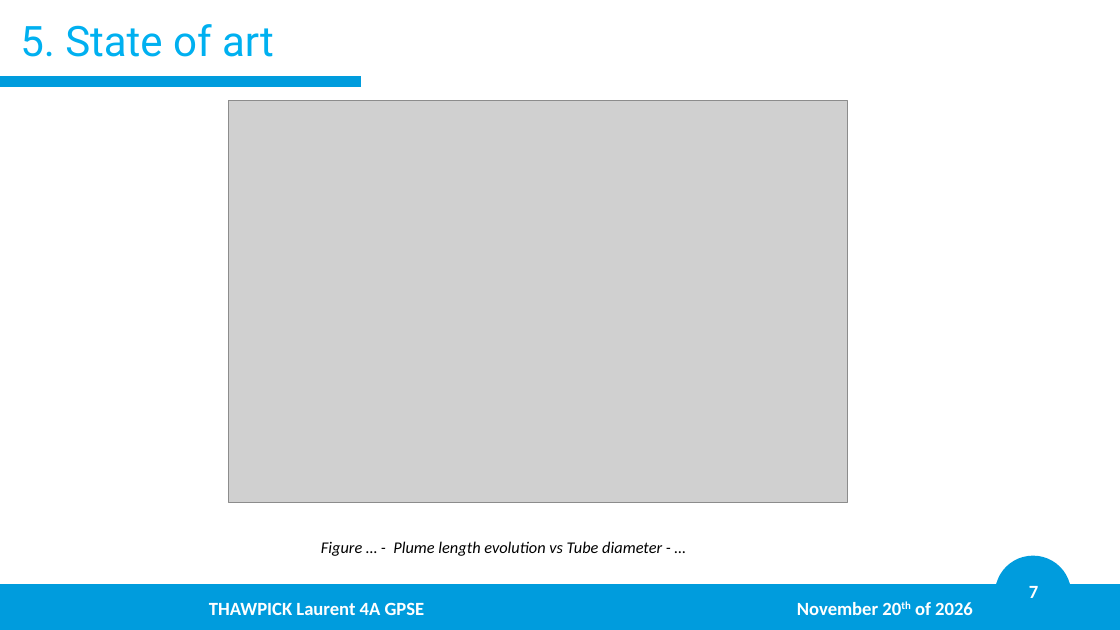
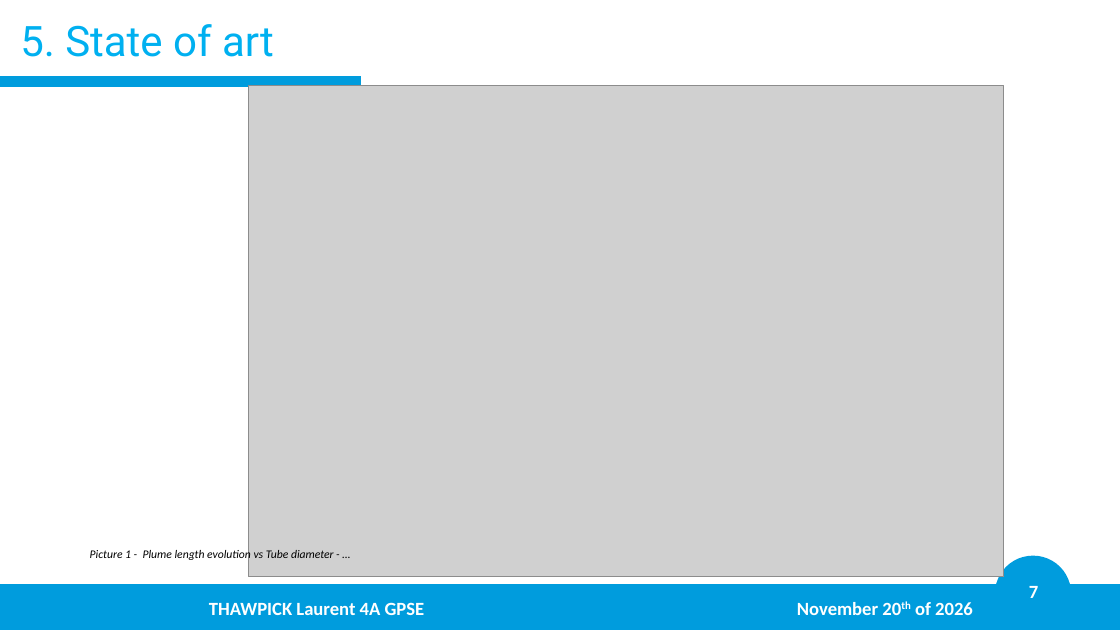
Before and after one commit to LaurentThaw/plasma-tubing, a slide deck: slide 7 of PDR for 20.11.26/PDR.pptx. Drawn at 1120x630 pixels with LibreOffice and Linux fonts; fonts in the diff are those of the drawing; grey boxes stand for pictures; background and template pictures are left out. Boxes give left, top, right and bottom in pixels: in the first picture for what was removed or moved away, otherwise in the second. Text is boxed around its words. In the diff, an @@ line names an element or a change of style, - is before the commit and + after.

```diff
--- a/PDR for 20.11.26/PDR.pptx
+++ b/PDR for 20.11.26/PDR.pptx
@@ picture: place and size @@
-picture at [229,100,847,502]
+picture at [248,86,1004,577]
@@ text at [90,548,334,561]: text changed; size 14 to 10 pt @@
-Figure … - Plume length evolution vs Tube diameter - …
+Picture 1 - Plume length evolution vs Tube diameter - …
```
Also in this commit, not shown: 12 other slides changed, 8 other files.
